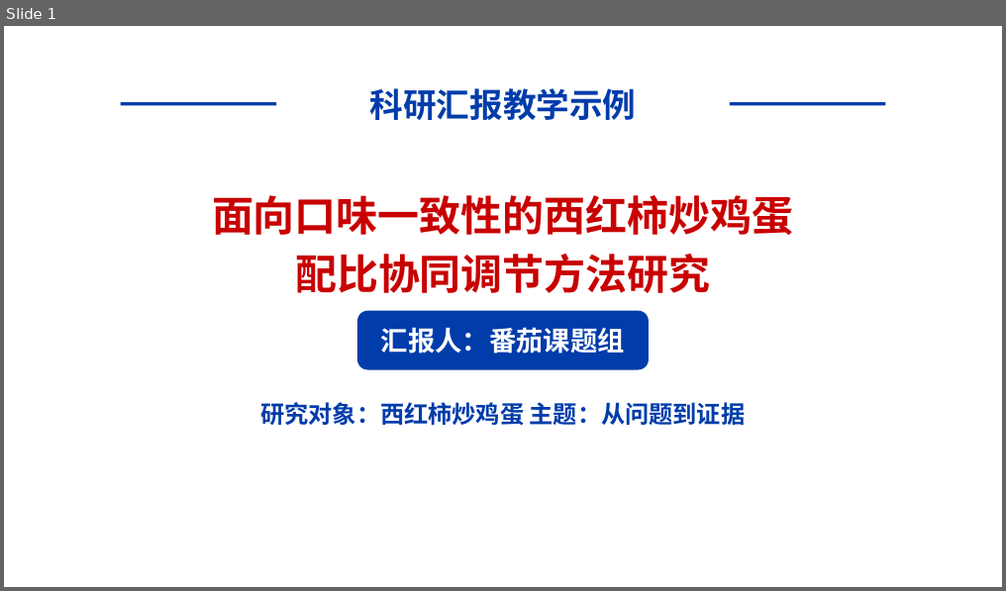
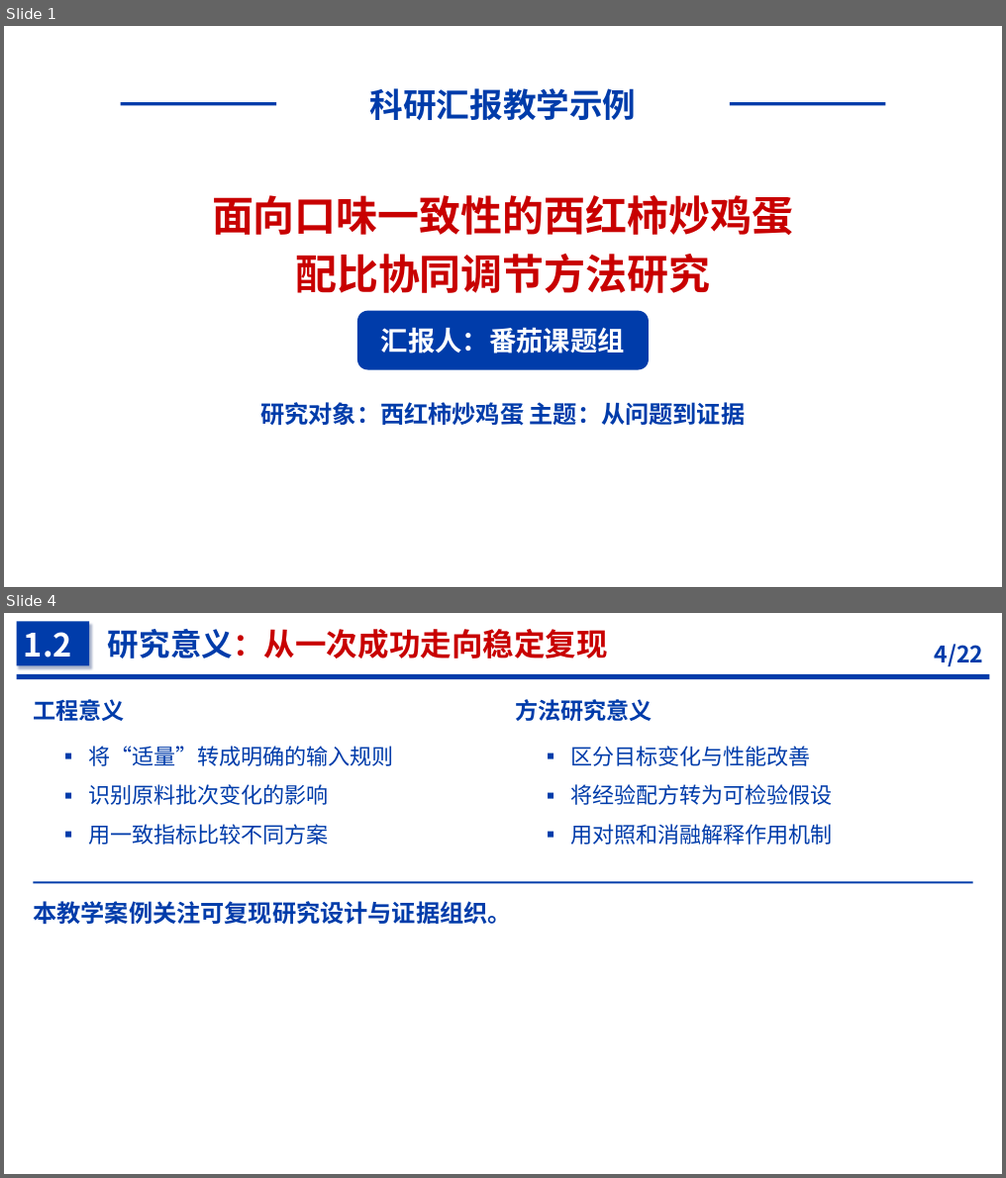
Before and after one commit to PaoShou-China/thesis-defense-slidev, a slide deck: template/examples/tomato/tomato-research.pptx. Shown one above the other, each under a label of ours: slide 1 before the commit, slides 1 and 4 after it; the slides between them are not shown. The pictures are 1006x591 and 1006x1178 pixels, drawn with LibreOffice and Linux fonts; fonts in the diff are those of the drawing; background and template pictures are left out. Boxes give left, top, right and bottom in pixels: in the first picture for what was removed or moved away, otherwise in the second. Text is boxed around its words. In the diff, an @@ line names an element or a change of style, - is before the commit and + after.

```diff
--- a/template/examples/tomato/tomato-research.pptx
+++ b/template/examples/tomato/tomato-research.pptx
@@ slide 4 added at (4,613,1002,1174), background #FFFFFF @@
@@ rectangle added at (16,621,89,665), fill #003CAA @@
@@ text added at (24,632,72,658), 23.2 pt, text #FFFFFF, bold @@
+1.2
@@ text added at (108,629,608,659), 22.5 pt, text #C80000, bold @@
+研究意义：从一次成功走向稳定复现
@@ text added at (935,644,984,667), 16.5 pt, text #003CAA, bold @@
+4/22
@@ rectangle added at (16,673,989,679), fill #003CAA @@
@@ text added at (33,699,124,721), 16.5 pt, text #003CAA, bold @@
+工程意义
@@ text added at (516,699,652,721), 16.5 pt, text #003CAA, bold @@
+方法研究意义
@@ text added at (57,737,97,775), 15.8 pt, text #003CAA @@
+▪
@@ text added at (88,746,393,766), 15.8 pt, text #003CAA @@
+将“适量”转成明确的输入规则
@@ text added at (540,737,579,775), 15.8 pt, text #003CAA @@
+▪
@@ text added at (571,746,811,766), 15.8 pt, text #003CAA @@
+区分目标变化与性能改善
@@ text added at (57,775,97,815), 15.8 pt, text #003CAA @@
+▪
@@ text added at (88,784,328,805), 15.8 pt, text #003CAA @@
+识别原料批次变化的影响
@@ text added at (540,775,579,815), 15.8 pt, text #003CAA @@
+▪
@@ text added at (571,784,833,805), 15.8 pt, text #003CAA @@
+将经验配方转为可检验假设
@@ text added at (57,816,97,855), 15.8 pt, text #003CAA @@
+▪
@@ text added at (540,816,579,855), 15.8 pt, text #003CAA @@
+▪
@@ text added at (88,824,328,845), 15.8 pt, text #003CAA @@
+用一致指标比较不同方案
@@ text added at (571,824,833,845), 15.8 pt, text #003CAA @@
+用对照和消融解释作用机制
@@ rectangle added at (33,881,973,883), fill #003CAA @@
@@ text added at (33,901,511,925), 17.2 pt, text #003CAA, bold @@
+本教学案例关注可复现研究设计与证据组织。
```
Also in this commit, not shown: 12 slides changed, 7 other slides added, 2 slides removed, 44 other files.
